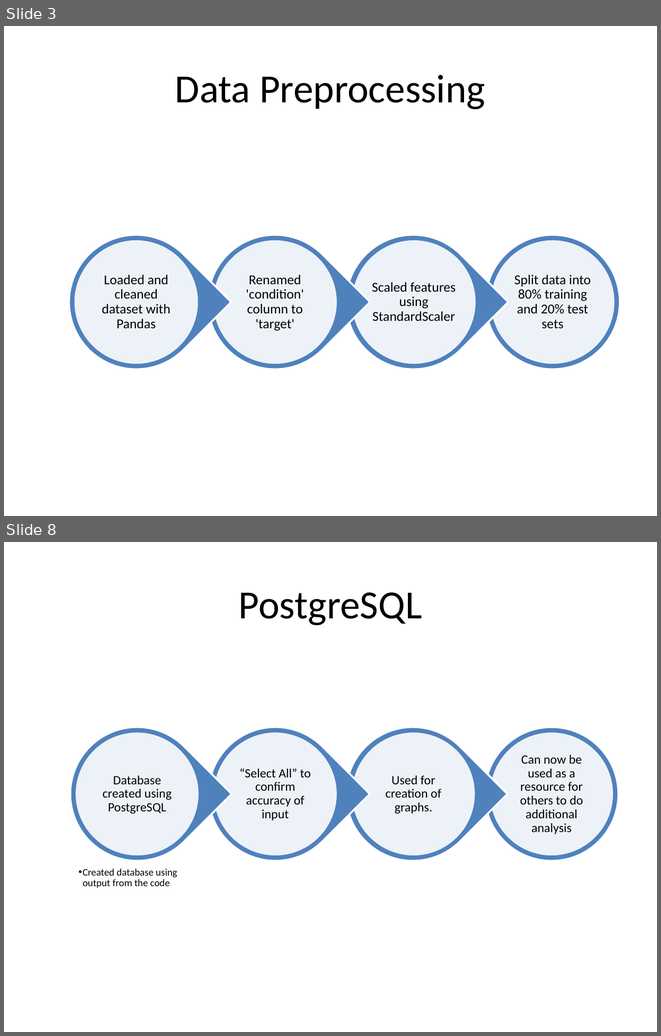
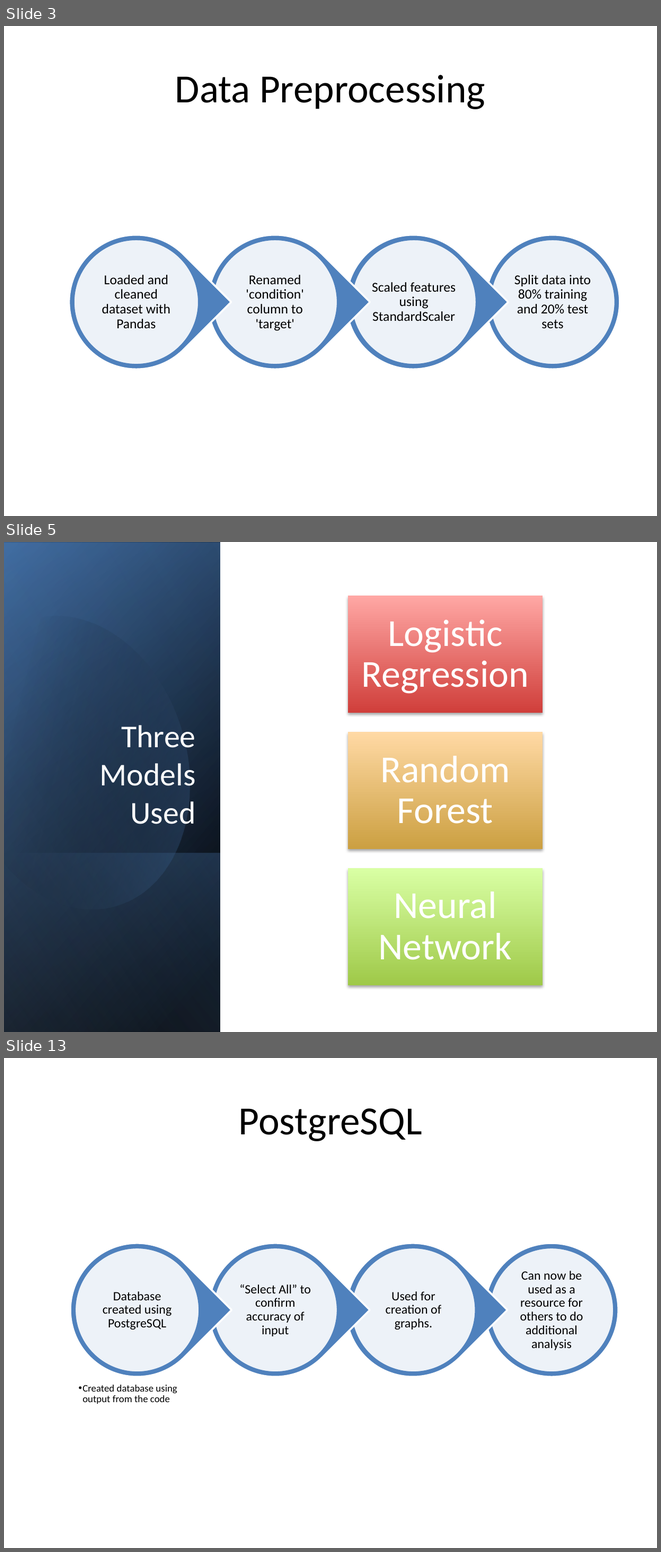
Before and after one commit to AndreaLHazzard/Heart_Disease_Predictor, a slide deck: Heart_Disease_Model_Presentation.pptx. Shown one above the other, each under a label of ours: slides 3 and 8 before the commit, slides 3, 5 and 13 after it; the slides between them are not shown. The pictures are 661x1036 and 661x1552 pixels, drawn with LibreOffice and Linux fonts; fonts in the diff are those of the drawing. Boxes give left, top, right and bottom in pixels: in the first picture for what was removed or moved away, otherwise in the second. Text is boxed around its words. In the diff, an @@ line names an element or a change of style, - is before the commit and + after.

```diff
--- a/Heart_Disease_Model_Presentation.pptx
+++ b/Heart_Disease_Model_Presentation.pptx
@@ slide 5 added at <box>4,542,657,1032</box>, background #FFFFFF @@
@@ rectangle added at <box>5,542,220,1031</box>, fill gradient #000000 to #376092 @@
@@ rectangle added at <box>5,543,220,1032</box>, fill gradient #000000 to #4F81BD @@
@@ rectangle added at <box>5,542,220,1031</box>, fill gradient #000000 to #95B3D7 @@
@@ freeform shape added at <box>4,588,223,933</box>, fill gradient #000000 to #4F81BD @@
@@ title added at <box>99,725,195,824</box>, 35 pt, text #FFFFFF @@
+Three Models Used
@@ rectangle added at <box>5,853,220,1032</box>, fill gradient #4F81BD to #000000 @@
@@ group added at <box>348,596,542,985</box>: 3 rectangles, 3 texts @@
+Logistic Regression
+Random Forest
+Neural Network
@@ what was slide 8 is now slide 13 @@
```
Also in this commit, not shown: 14 slides changed, 5 other slides added, 4 slides removed.
